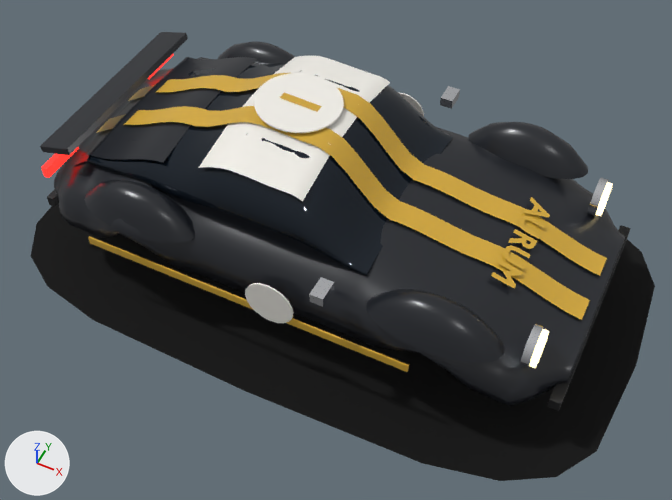
A saved change to the glTF model art/models/car-0.glb.
Both versions are drawn from a 50 mm lens placed at (1.74, -3.48, 4.4), pointed at (0.12, -0.24, 0.35). The axes (+X, +Y, +Z) are drawn at lower left. The lights are the same throughout. The picture after the commit comes second. Vertices at exactly the same position are counted once.

The first picture shows 'car-0'.
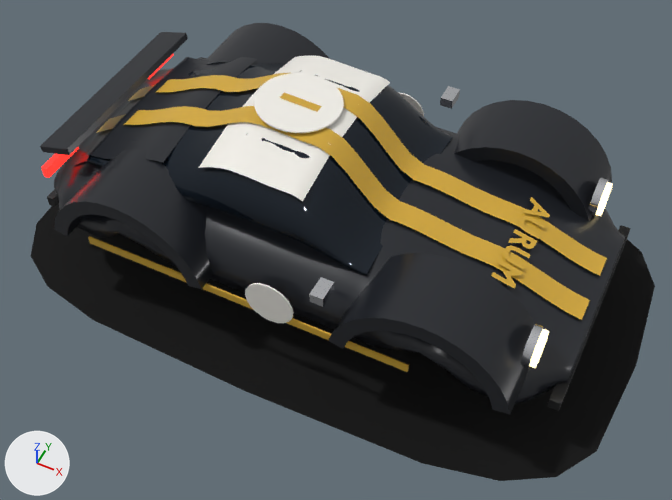
Diff of the bpy script that builds the scene:
```diff
--- a/art/models/car-0.glb.py
+++ b/art/models/car-0.glb.py
@@ me_body @@
 # used by ob_car_0; location = (0.0, 0.0, 0.0)
-me_body.from_pydata(...)  # 2958 vertices, 5291 faces; spans x -1.9..1.9, y -1.14..1.14, z 0.01..1.16
+me_body.from_pydata(...)  # 2954 vertices, 5355 faces; spans x -1.9..1.9, y -1.14..1.14, z 0.01..1.16
+# me_body part 1: the loose piece of 61 vertices spanning x -1.23..-0.49, y -0.88..-0.56, z 0.64..0.84 is rebuilt with 60 vertices and now spans x -1.36..-0.36, y -0.92..-0.45, z 0.45..0.87
+# me_body part 2: the loose piece of 61 vertices spanning x 0.54..1.28, y 0.56..0.88, z 0.64..0.84 is rebuilt with 60 vertices and now spans x 0.41..1.41, y 0.45..0.92, z 0.45..0.87
+# me_body part 3: the loose piece of 61 vertices spanning x -1.23..-0.49, y 0.56..0.88, z 0.64..0.84 is rebuilt with 60 vertices and now spans x -1.36..-0.36, y 0.45..0.92, z 0.45..0.87
+# me_body part 4: the loose piece of 61 vertices spanning x 0.54..1.28, y -0.88..-0.56, z 0.64..0.84 is rebuilt with 60 vertices and now spans x 0.41..1.41, y -0.92..-0.45, z 0.45..0.87
 me_body.materials.append(mat_paint)
```

Location of each change, (x1, y1, x2, y2) in pixels of the pictures (672 x 500 px):
'car-0', reshaped
    before: (31, 32, 655, 481)
    after: (31, 23, 655, 481)
part 1 of me_body, rebuilt
    before: (84, 180, 195, 243)
    after: (54, 149, 213, 289)
part 2 of me_body, rebuilt
    before: (469, 122, 588, 179)
    after: (454, 100, 612, 222)
part 3 of me_body, rebuilt
    before: (218, 41, 295, 63)
    after: (206, 23, 330, 65)
part 4 of me_body, rebuilt (50% wider, 116% taller)
    before: (366, 289, 504, 363)
    after: (328, 253, 535, 414)
